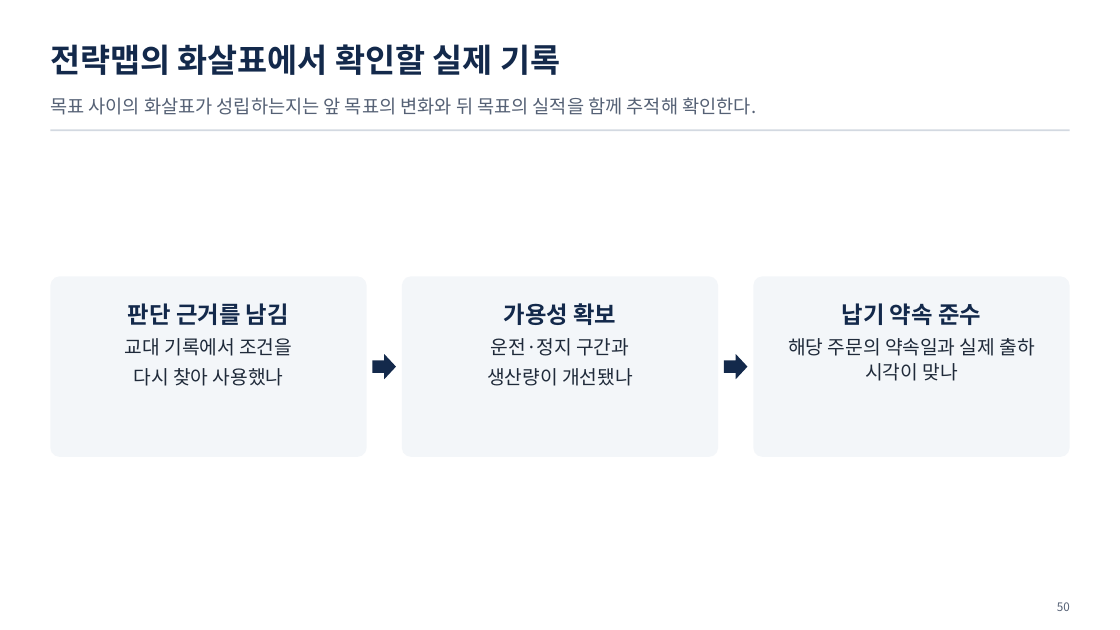
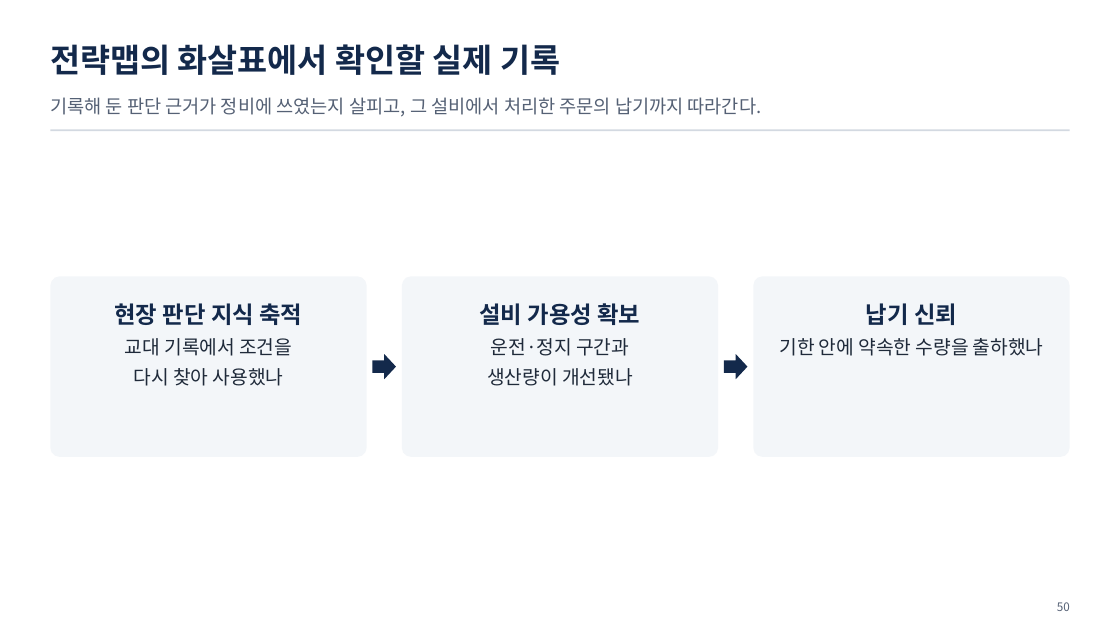
Before and after one commit to uengine-oss/hyd-iot-edu, a slide deck: slide 50 of workspace/강의제작/산출물/통합반/이론/03회차/통합반_03일차.pptx. Drawn at 1120x630 pixels with LibreOffice and Linux fonts; fonts in the diff are those of the drawing. Boxes give left, top, right and bottom in pixels: in the first picture for what was removed or moved away, otherwise in the second. Text is boxed around its words. In the diff, an @@ line names an element or a change of style, - is before the commit and + after.

Commit message:
통합 3회차에서 전략 목표와 납기·세척 확인 기준을 실제 근거에 맞춤

```diff
--- a/workspace/강의제작/산출물/통합반/이론/03회차/통합반_03일차.pptx
+++ b/workspace/강의제작/산출물/통합반/이론/03회차/통합반_03일차.pptx
@@ text at box(50, 97, 762, 117): text changed @@
-목표 사이의 화살표가 성립하는지는 앞 목표의 변화와 뒤 목표의 실적을 함께 추적해 확인한다.
+기록해 둔 판단 근거가 정비에 쓰였는지 살피고, 그 설비에서 처리한 주문의 납기까지 따라간다.
@@ text at box(114, 303, 302, 325): text changed @@
-판단 근거를 남김
+현장 판단 지식 축적
@@ text at box(479, 303, 640, 325): text changed @@
-가용성 확보
+설비 가용성 확보
@@ text at box(779, 303, 1044, 356): text changed @@
-납기 약속 준수
-해당 주문의 약속일과 실제 출하 시각이 맞나
+납기 신뢰
+기한 안에 약속한 수량을 출하했나
```
Also in this commit, not shown: 3 other slides changed, 4 other files.
